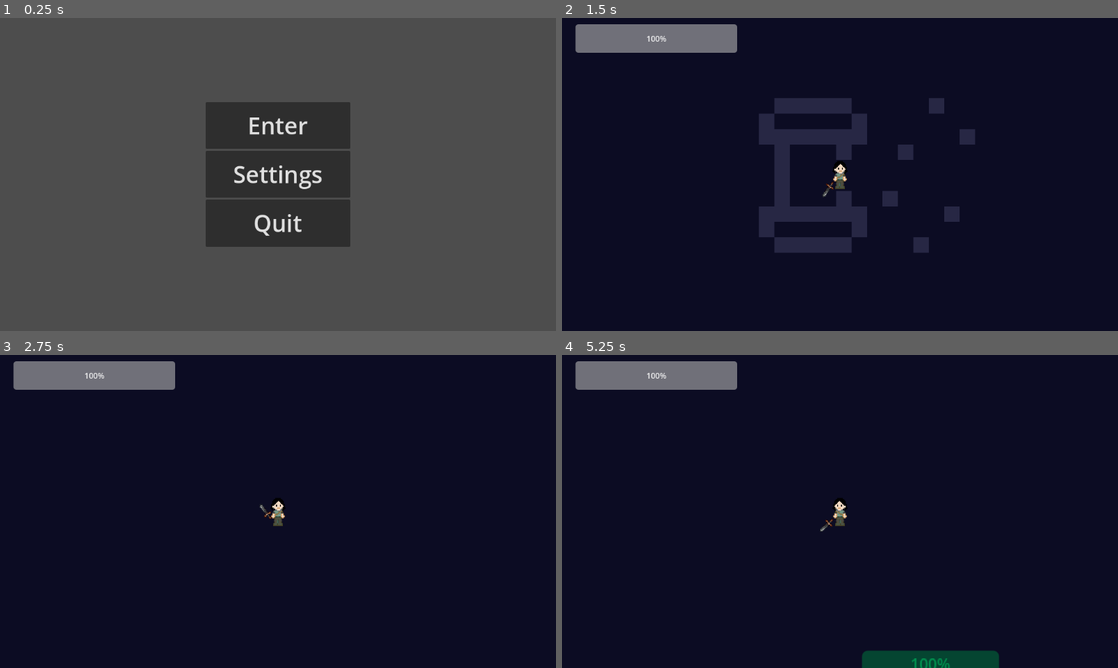
Above: before the commit, frames 1-4 (two rows, left to right).
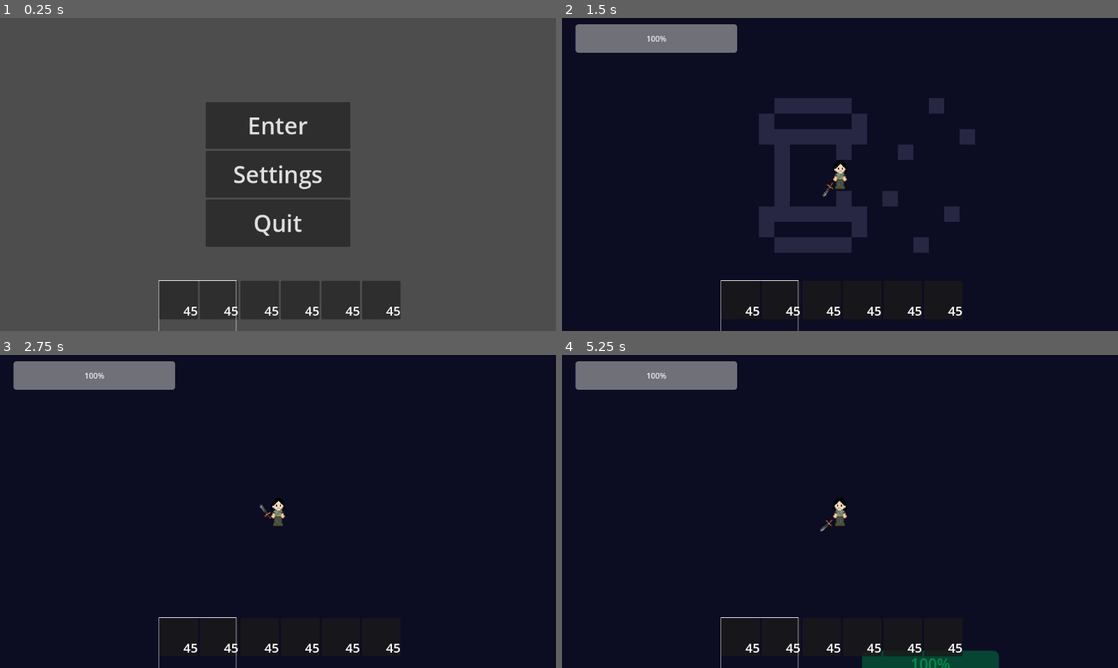
Above: after the commit, the same moments.

Repository: vilu350/Flying-Cats-Studio
Game: Godot game, scene res://scenes/main_menu.tscn
Same seed, same stepped clock (60 frames per second), same inputs: the game is played once before the commit and once after it. The engine's default icon, where the game draws it, is replaced by a stand-in: a white triangle on a blue panel in a dark square.
Inputs (mouse positions are in pixels of both pictures, inside the frame that each line leads up to):
- Up to frame 1 (0.25 s): no input
- Up to frame 2 (1.5 s): click "Enter" at 0.5 s; tap Enter at 1.25 s; move the mouse to (962, 158) at 1.27 s; press the mouse at (962, 158) at 1.28 s; hold D (move_right) from 1.28 s (still down)
- Up to frame 3 (2.75 s): release D (move_right) at 2 s; release the mouse at (400, 495) at 2 s; drag from (166, 527) to (278, 511) at 2.02 s
- Up to frame 4 (5.25 s): tap Space at 2.75 s; move the mouse to (895, 442) at 2.77 s; press the mouse at (895, 442) at 2.78 s; hold D (move_right) 2.78-3.5 s; release the mouse at (895, 442) at 3.5 s; drag from (812, 574) to (673, 464) at 3.52 s; move the mouse to (1006, 558) at 4.27 s; press the mouse at (1006, 558) at 4.28 s; hold A (move_left) 4.28-5 s; release the mouse at (1006, 558) at 5 s; drag from (673, 464) to (756, 433) at 5.02 s

The runs differ from the first frame. In frame 1, 5.1% of the frame differs, in the area x 28-72%, y 83-100%; in frame 2, 0.3%; in frame 3, 0.3%; in frame 4, 0.6%.
Error after the commit: Invalid assignment of property or key 'texture' with value of type 'CompressedTexture2D' on a base object of type 'null instance'. (res://scripts/hot_bar_slot.…

Commit message:
Worked on the hotbar (ERRORS) & edited stuff on the test map

Diff:
--- a/flying-cats-studio/project.godot
+++ b/flying-cats-studio/project.godot
@@ -21,6 +21,7 @@
 LootGenerator="*res://scenes/loot_generator.tscn"
 LootDropManager="*res://scenes/loot_drop_manager.tscn"
 SettingsManager="*res://scenes/settings_manager.tscn"
+HotBar="*res://scenes/hot_bar.tscn"
 
 [display]
 
--- a/flying-cats-studio/scenes/hot_bar.tscn
+++ b/flying-cats-studio/scenes/hot_bar.tscn
@@ -31,7 +31,6 @@
 
 [node name="HotBar_Slot" parent="UI/HotBar_Area" instance=ExtResource("1_xkonb")]
 layout_mode = 2
-amount = 1
 
 [node name="HotBar_Slot2" parent="UI/HotBar_Area" instance=ExtResource("1_xkonb")]
 layout_mode = 2
--- a/flying-cats-studio/scenes/hot_bar_slot.tscn
+++ b/flying-cats-studio/scenes/hot_bar_slot.tscn
@@ -1,6 +1,7 @@
-[gd_scene load_steps=2 format=3 uid="uid://dp5ko8ut64a41"]
+[gd_scene load_steps=3 format=3 uid="uid://dp5ko8ut64a41"]
 
 [ext_resource type="Script" uid="uid://dhyd4ngjg4iuk" path="res://scripts/hot_bar_slot.gd" id="1_ccppf"]
+[ext_resource type="Resource" uid="uid://b1t4vvxfkswx5" path="res://HotBarStuff/Sword.tres" id="2_sc43u"]
 
 [node name="HotBar_Slot" type="Panel"]
 z_index = -1
@@ -8,6 +9,8 @@
 offset_right = 160.0
 offset_bottom = 160.0
 script = ExtResource("1_ccppf")
+item = ExtResource("2_sc43u")
+amount = 1
 
 [node name="TextureRect" type="TextureRect" parent="."]
 custom_minimum_size = Vector2(80, 80)
@@ -26,7 +29,7 @@
 offset_top = -9.0
 grow_horizontal = 0
 grow_vertical = 0
-theme_override_font_sizes/font_size = 4
+theme_override_font_sizes/font_size = 26
 text = "45"
 horizontal_alignment = 2
 vertical_alignment = 2
--- a/flying-cats-studio/scenes/test_map.tscn
+++ b/flying-cats-studio/scenes/test_map.tscn
@@ -1,10 +1,11 @@
-[gd_scene load_steps=10 format=3 uid="uid://3mubng0v8qua"]
+[gd_scene load_steps=11 format=3 uid="uid://3mubng0v8qua"]
 
 [ext_resource type="PackedScene" uid="uid://c3t26ejgfvyr1" path="res://scenes/Player.tscn" id="1_4wuf8"]
 [ext_resource type="Script" uid="uid://blri83oejwai4" path="res://scripts/test_map.gd" id="1_t8dge"]
 [ext_resource type="PackedScene" uid="uid://bnf5s14ykfm77" path="res://scenes/ui.tscn" id="2_6gsqv"]
 [ext_resource type="PackedScene" uid="uid://cceu0fq64q88o" path="res://scenes/ocean_map.tscn" id="2_pw728"]
 [ext_resource type="PackedScene" uid="uid://ulvpmos54la4" path="res://scenes/obstacle.tscn" id="2_s02eq"]
+[ext_resource type="PackedScene" uid="uid://cdi1xrs8pu4fg" path="res://scenes/hot_bar.tscn" id="2_u56q5"]
 [ext_resource type="PackedScene" uid="uid://bfh2r6snhtqj8" path="res://scenes/enemy.tscn" id="3_s02eq"]
 [ext_resource type="PackedScene" uid="uid://cnh8lgimorf7m" path="res://scenes/Enemy_Health_Bar.tscn" id="4_kddbv"]
 [ext_resource type="PackedScene" uid="uid://c3mu8pnvukvue" path="res://scenes/collectable.tscn" id="5_bdpbv"]
@@ -12,6 +13,8 @@
 
 [node name="TestMap" type="Node2D"]
 script = ExtResource("1_t8dge")
+
+[node name="HotBar" parent="." instance=ExtResource("2_u56q5")]
 
 [node name="UI" parent="." instance=ExtResource("2_6gsqv")]
 
--- a/flying-cats-studio/scripts/hot_bar.gd
+++ b/flying-cats-studio/scripts/hot_bar.gd
@@ -2,7 +2,34 @@
 
 var current_scene
 
+@onready var ui: CanvasLayer = $"../UI"
+@export var inventory : GridContainer
 @export var hotbar : HBoxContainer
 
 func _on_hotbar_equip(item: Item) -> void:
-	if current_scene
+	if current_scene != null:
+		current_scene.currently_equipped = item
+
+func use_stackable_item():
+	hotbar.update()
+	hotbar.use_current()
+
+func add_item(item : Item, amount : int = 1):
+	for slot in hotbar.get_children():
+		if slot.item == null:
+			slot.item = item
+			slot.set_amount(amount)
+			return
+		elif slot.item == item:
+			slot.add_amount(5)
+			return
+
+	for slot in ui.get_children():
+		if slot.item == null:
+			slot.item = item
+			slot.set_amount(amount)
+			return
+		elif slot.item == item:
+			slot.add_amount(amount)
+			return
+	print("Full Inventory")
--- a/flying-cats-studio/scripts/hot_bar_slot.gd
+++ b/flying-cats-studio/scripts/hot_bar_slot.gd
@@ -10,6 +10,20 @@
 			return
 
 		$Icon.texture = value.icon
+
+		#if item.has_method("some_method"):
+			#print("Item has method")
+
+		var parent = get_parent()
+
+		if parent != null and parent.has_method("update"):
+			parent.update()
+
+		if value == null:
+			$Icon.texture = null
+			$Amount.text = ""
+			return
+
 
 @export var amount : int = 0:
 	set(value):
@@ -38,6 +52,11 @@
 	amount = data.amount
 	data.amount = temp
 
+	if get_parent().has_method("update"):
+		get_parent().update()
+	if data.get_parent().has_method("update"):
+		data.get_parent().update()
+
 func _get_drag_data(_at_position):
 	if item:
 		var preview_texture = TextureRect.new()
--- a/flying-cats-studio/scripts/test_map.gd
+++ b/flying-cats-studio/scripts/test_map.gd
@@ -2,3 +2,8 @@
 
 @onready var player: CharacterBody2D = %Player
 @onready var enemy: CharacterBody2D = %Enemy
+
+var currently_equipped : Item = null
+
+func _ready():
+	HotBar.current_scene = self
